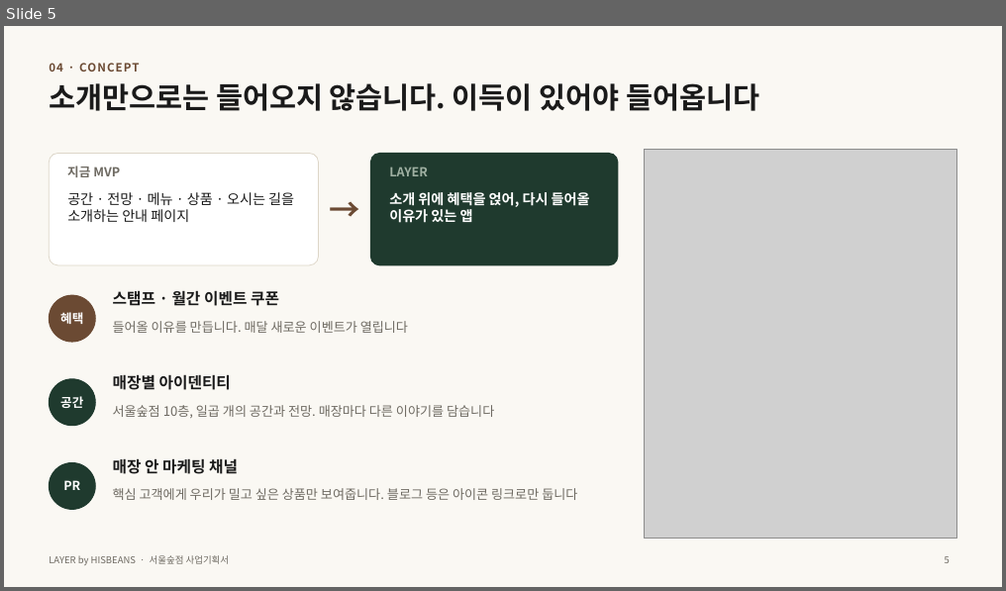
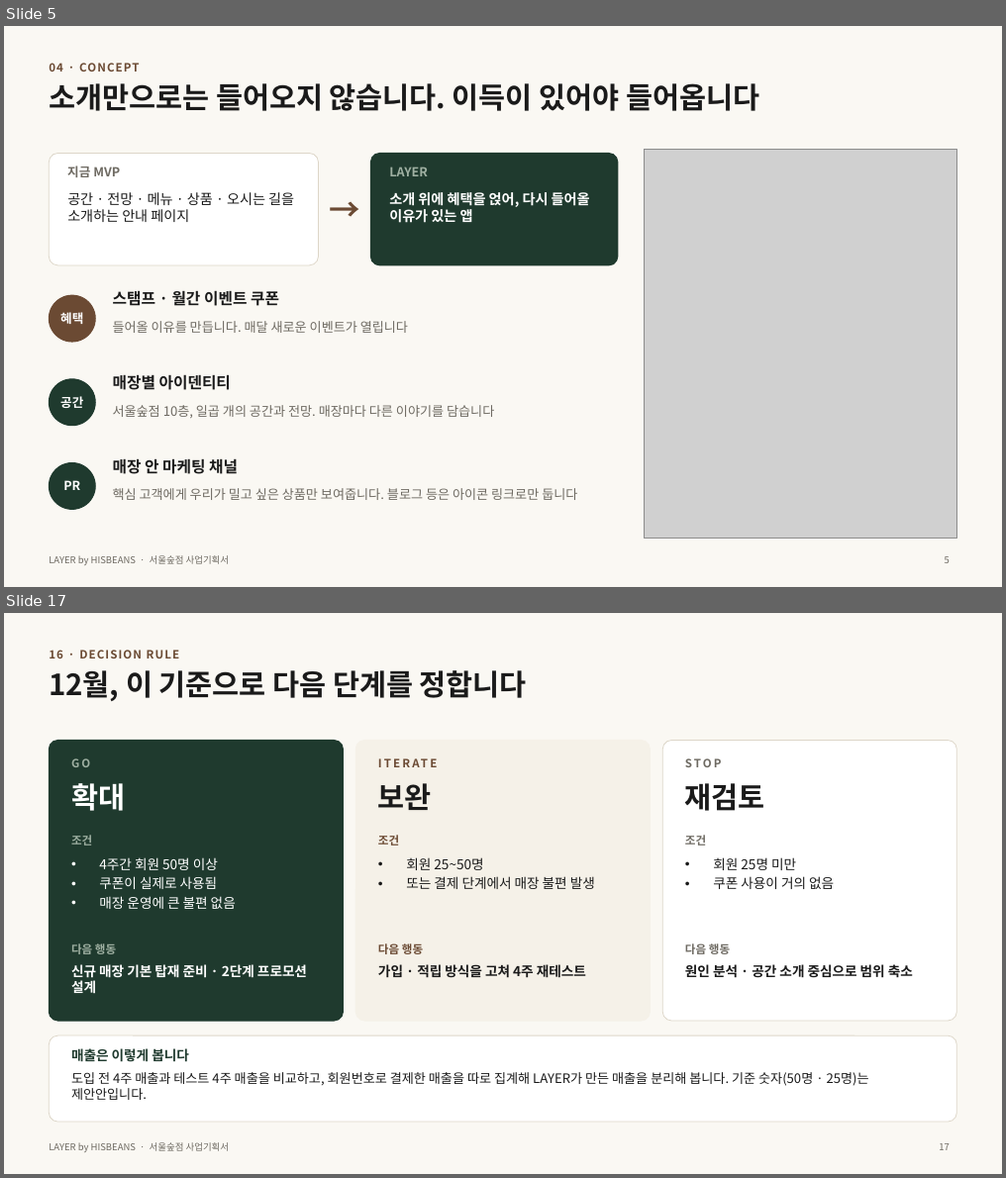
Before and after one commit to totoandpizz/-, a slide deck: docs/LAYER_서울숲점_사업기획서.pptx. Shown one above the other, each under a label of ours: slide 5 before the commit, slides 5 and 17 after it; the slides between them are not shown. The pictures are 1006x591 and 1006x1178 pixels, drawn with LibreOffice and Linux fonts; fonts in the diff are those of the drawing; grey boxes stand for pictures. Boxes give left, top, right and bottom in pixels: in the first picture for what was removed or moved away, otherwise in the second. Text is boxed around its words. In the diff, an @@ line names an element or a change of style, - is before the commit and + after.

```diff
--- a/docs/LAYER_서울숲점_사업기획서.pptx
+++ b/docs/LAYER_서울숲점_사업기획서.pptx
@@ slide 17 added at bbox=[4, 613, 1002, 1174], background #FAF8F3; not listed: 1 template element that a slide beside it also shows @@
@@ text added at bbox=[49, 650, 179, 659], 11 pt, text #6B4A33, bold @@
+16 · DECISION RULE
@@ text added at bbox=[49, 670, 527, 701], 28 pt, text #1A1A1A, bold @@
+12월, 이 기준으로 다음 단계를 정합니다
@@ rounded rectangle added at bbox=[49, 741, 344, 1021], fill #1F3A2E, outline #1F3A2E 1 pt @@
@@ text added at bbox=[71, 759, 90, 767], 11 pt, text #9FB0A2, bold @@
+GO
@@ rounded rectangle added at bbox=[355, 741, 650, 1021], fill #F5F1E8, outline #F5F1E8 1 pt @@
@@ text added at bbox=[378, 757, 528, 779], 11 pt, text #6B4A33, bold @@
+ITERATE
@@ rounded rectangle added at bbox=[662, 741, 957, 1021], fill #FFFFFF, outline #DDD6C8 0.75 pt @@
@@ text added at bbox=[685, 759, 722, 767], 11 pt, text #6E6A62, bold @@
+STOP
@@ text added at bbox=[71, 783, 125, 811], 28 pt, text #FFFFFF, bold @@
+확대
@@ text added at bbox=[378, 783, 432, 810], 28 pt, text #1A1A1A, bold @@
+보완
@@ text added at bbox=[685, 783, 765, 811], 28 pt, text #1A1A1A, bold @@
+재검토
@@ text added at bbox=[71, 835, 92, 846], 11 pt, text #9FB0A2, bold @@
+조건
@@ text added at bbox=[378, 835, 399, 846], 11 pt, text #6B4A33, bold @@
+조건
@@ text added at bbox=[685, 835, 706, 846], 11 pt, text #6E6A62, bold @@
+조건
@@ text added at bbox=[99, 858, 236, 909], 13 pt, text #FFFFFF @@
+• 4주간 회원 50명 이상
+• 쿠폰이 실제로 사용됨
+• 매장 운영에 큰 불편 없음
@@ text added at bbox=[406, 858, 595, 889], 13 pt, text #1A1A1A @@
+• 회원 25~50명
+• 또는 결제 단계에서 매장 불편 발생
@@ text added at bbox=[713, 858, 834, 889], 13 pt, text #1A1A1A @@
+• 회원 25명 미만
+• 쿠폰 사용이 거의 없음
@@ text added at bbox=[71, 944, 116, 955], 11 pt, text #9FB0A2, bold @@
+다음 행동
@@ text added at bbox=[71, 964, 307, 993], 13 pt, text #FFFFFF, bold @@
+신규 매장 기본 탑재 준비 · 2단계 프로모션 설계
@@ text added at bbox=[378, 944, 423, 955], 11 pt, text #6B4A33, bold @@
+다음 행동
@@ text added at bbox=[378, 964, 586, 978], 13 pt, text #1A1A1A, bold @@
+가입 · 적립 방식을 고쳐 4주 재테스트
@@ text added at bbox=[685, 944, 730, 955], 11 pt, text #6E6A62, bold @@
+다음 행동
@@ text added at bbox=[685, 964, 913, 978], 13 pt, text #1A1A1A, bold @@
+원인 분석 · 공간 소개 중심으로 범위 축소
@@ rounded rectangle added at bbox=[49, 1036, 957, 1122], fill #FFFFFF, outline #DDD6C8 0.75 pt @@
@@ text added at bbox=[71, 1049, 189, 1062], 13 pt, text #1F3A2E, bold @@
+매출은 이렇게 봅니다
@@ text added at bbox=[71, 1072, 869, 1100], 12.5 pt, text #1A1A1A @@
+도입 전 4주 매출과 테스트 4주 매출을 비교하고, 회원번호로 결제한 매출을 따로 집계해 LAYER가 만든 매출을 분리해 봅니다. 기준 숫자(50명 · 25명)는 제안안입니다.
@@ page number added at bbox=[939, 1144, 948, 1151], 9 pt, text #6E6A62 @@
+17
```
Also in this commit, not shown: 9 slides changed, 3 other slides added, 1 other file.
